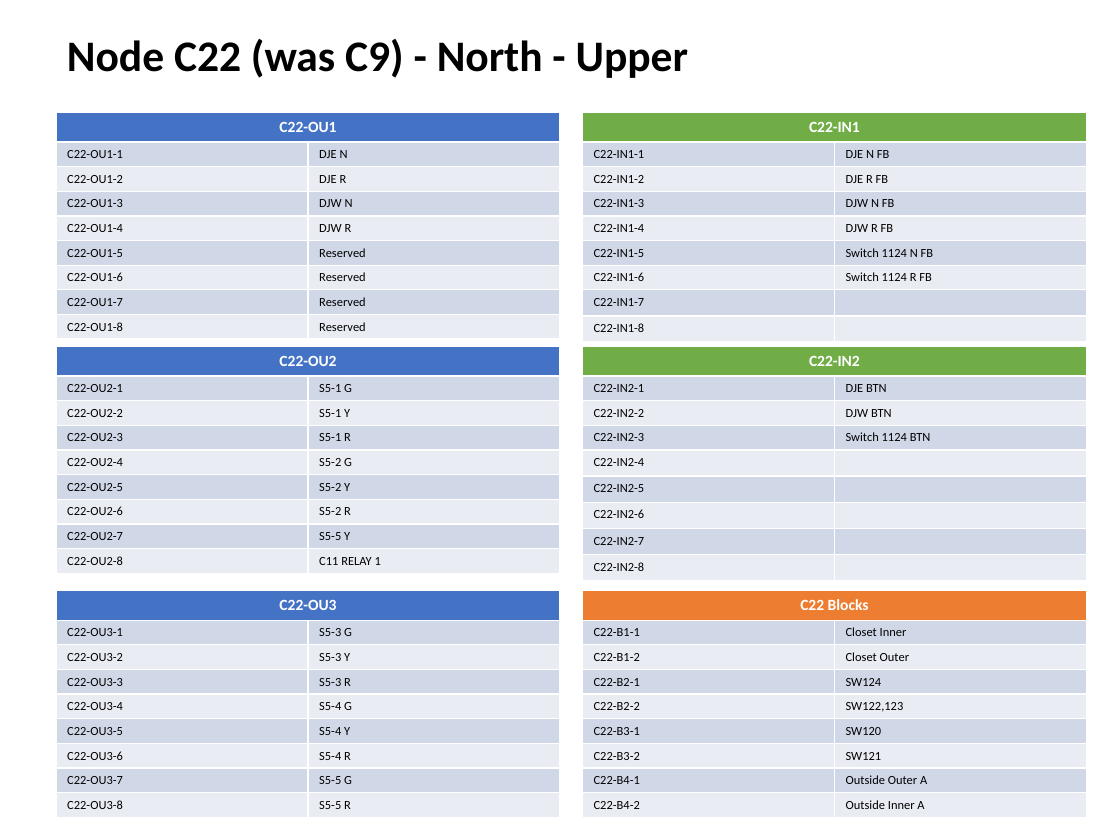
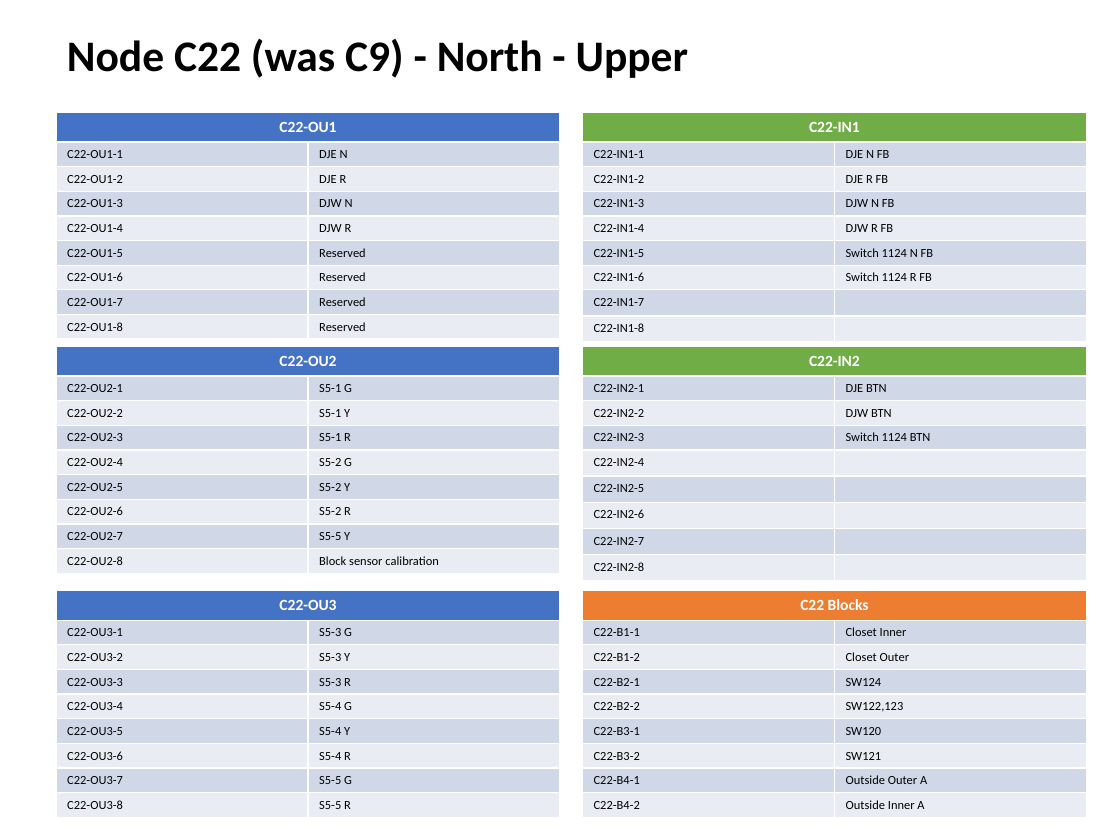
Before and after one commit to lnevo/hart, a slide deck: slide 12 of docs/wiring/Wiring_Schematic.pptx. Drawn at 1120x840 pixels with LibreOffice and Linux fonts; fonts in the diff are those of the drawing. Boxes give left, top, right and bottom in pixels: in the first picture for what was removed or moved away, otherwise in the second. Text is boxed around its words. In the diff, an @@ line names an element or a change of style, - is before the commit and + after.

```diff
--- a/docs/wiring/Wiring_Schematic.pptx
+++ b/docs/wiring/Wiring_Schematic.pptx
@@ table at (56,346,560,569) @@
-row 9, column 2: C11 RELAY 1
+row 9, column 2: Block sensor calibration
```
Also in this commit, not shown: 11 other slides changed, 13 other files.
